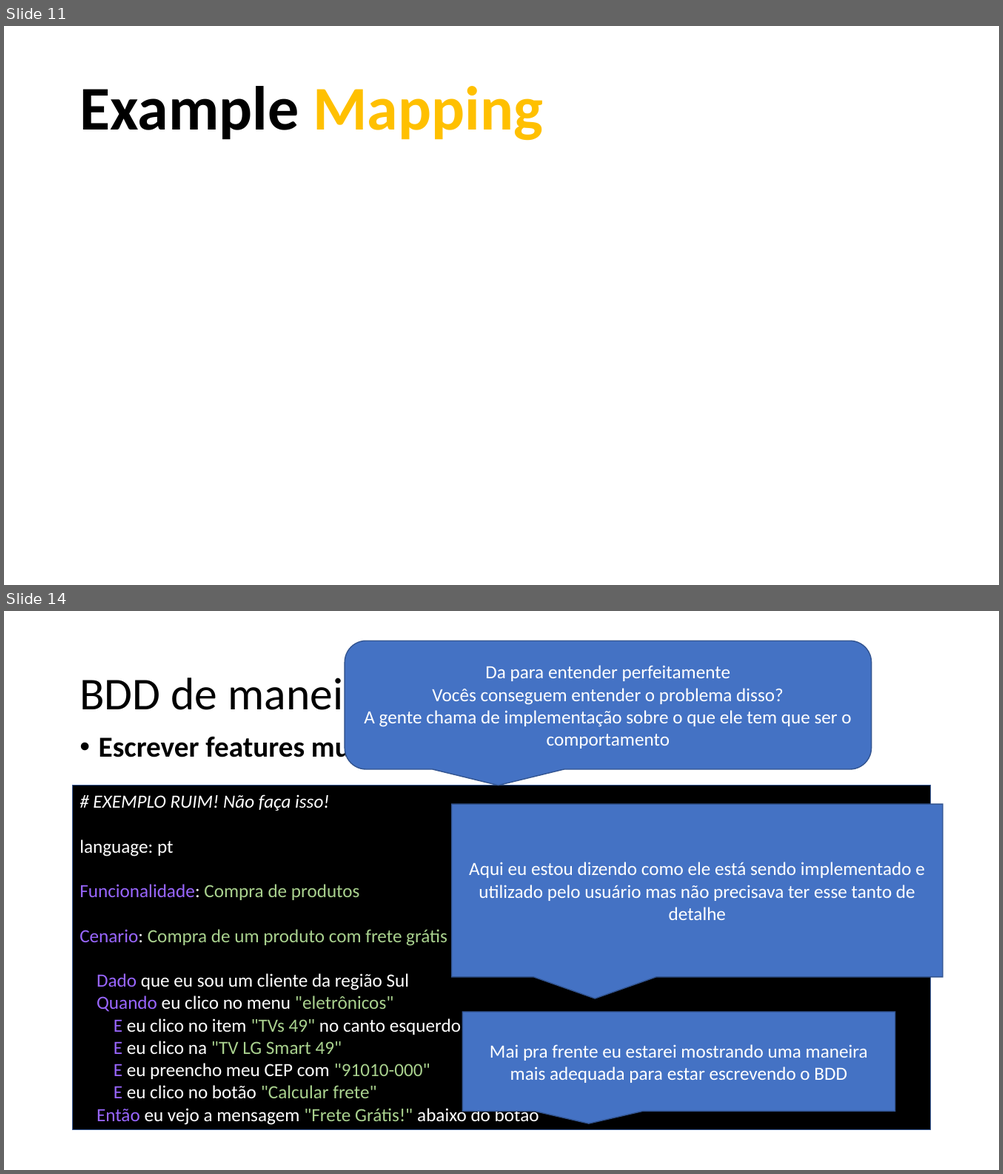
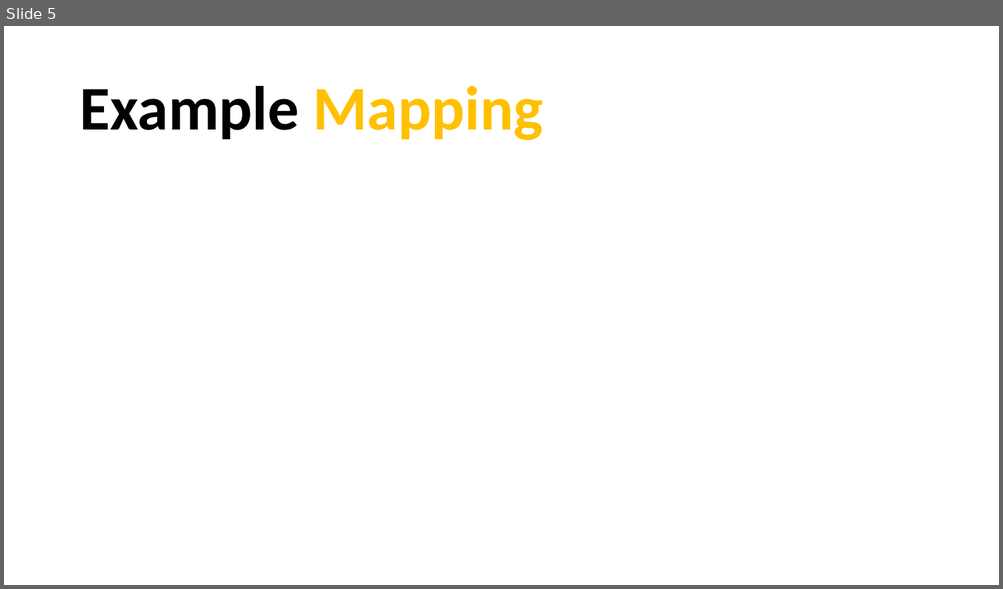
Before and after one commit to carlos-oliver/documentacao, a slide deck: Apresentação1.pptx. Shown one above the other, each under a label of ours: slides 11 and 14 before the commit, slide 5 after it; the slides between them are not shown. The pictures are 1003x1174 and 1003x589 pixels, drawn with LibreOffice and Linux fonts; fonts in the diff are those of the drawing. Boxes give left, top, right and bottom in pixels: in the first picture for what was removed or moved away, otherwise in the second. Text is boxed around its words. In the diff, an @@ line names an element or a change of style, - is before the commit and + after.

```diff
--- a/Apresentação1.pptx
+++ b/Apresentação1.pptx
@@ slide 14 removed at <box>4,611,999,1170</box>, background #FFFFFF @@
@@ rounded speech box removed at <box>345,641,872,769</box> @@
-Da para entender perfeitamente
-Vocês conseguem entender o problema disso?
-A gente chama de implementação sobre o que ele tem que ser o comportamento
@@ title removed at <box>79,672,526,721</box> @@
-BDD de maneira errada!
@@ text removed at <box>99,732,383,764</box> @@
-• Escrever features muito técnicas
@@ rectangle removed at <box>73,785,930,1130</box> @@
-# EXEMPLO RUIM! Não faça isso!
-language: pt
-Funcionalidade: Compra de produtos
-Cenario: Compra de um produto com frete grátis em região específica
-Dado que eu sou um cliente da região Sul
-Quando eu clico no menu "eletrônicos"
-E eu clico no item "TVs 49" no canto esquerdo da tela
-E eu clico na "TV LG Smart 49"
-E eu preencho meu CEP com "91010-000"
-E eu clico no botão "Calcular frete"
-Então eu vejo a mensagem "Frete Grátis!" abaixo do botão
@@ speech box removed at <box>452,804,942,977</box> @@
-Aqui eu estou dizendo como ele está sendo implementado e utilizado pelo usuário mas não precisava ter esse tanto de detalhe
@@ speech box removed at <box>462,1012,895,1112</box> @@
-Mai pra frente eu estarei mostrando uma maneira mais adequada para estar escrevendo o BDD
@@ what was slide 11 is now slide 5 @@
```
Also in this commit, not shown: 11 slides changed, 2 other slides removed.
